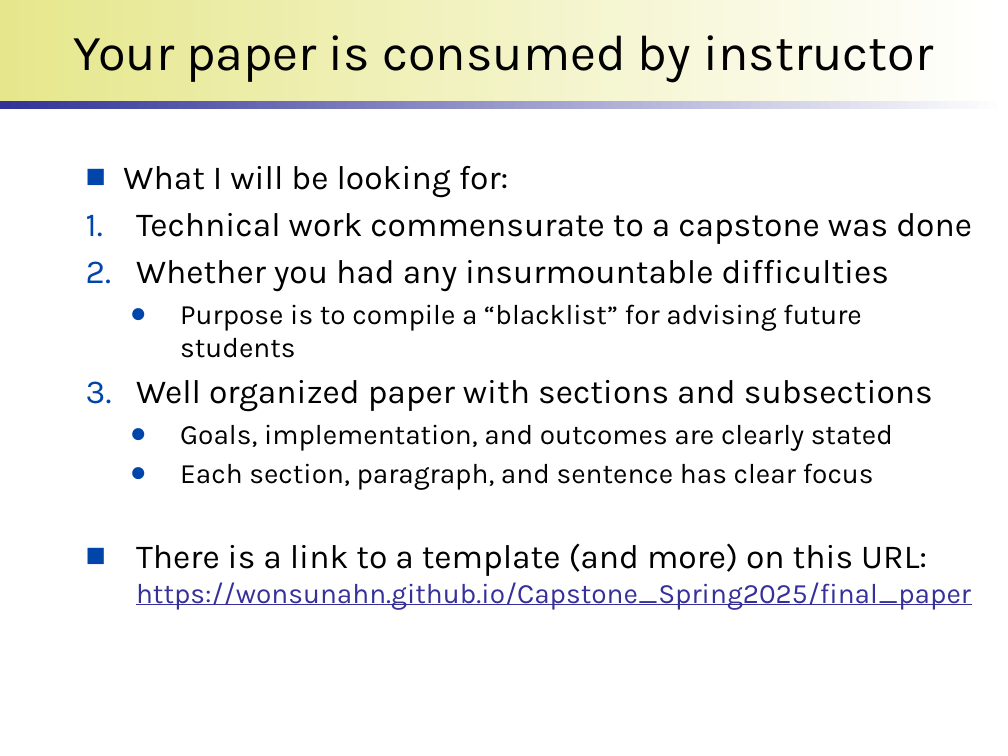
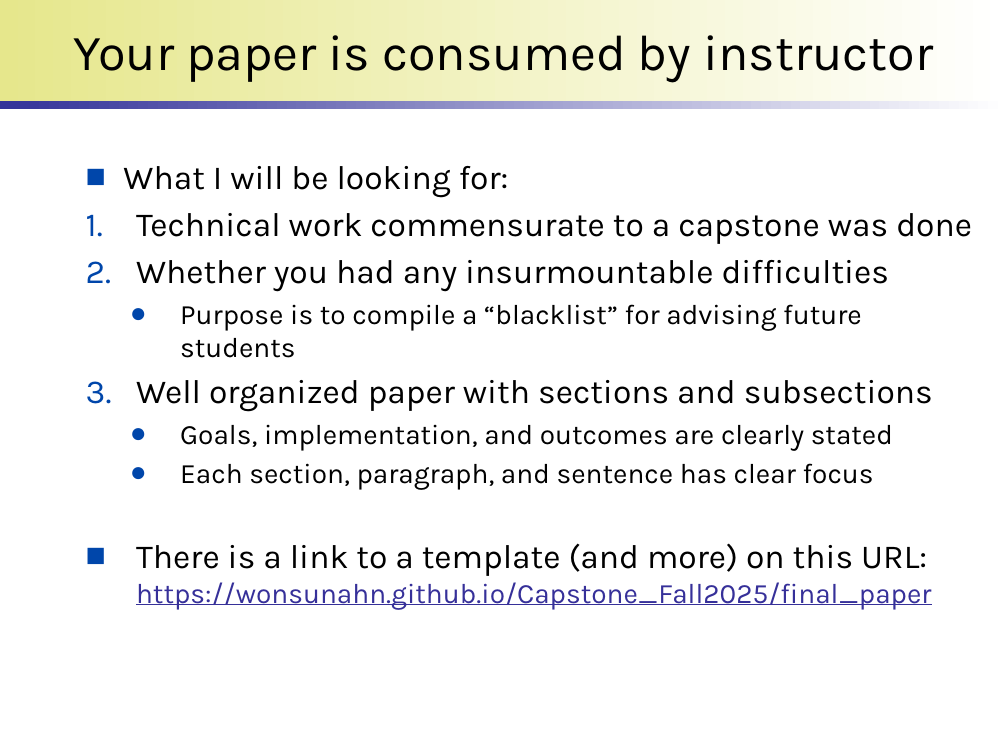
Before and after one commit to wonsunahn/Capstone_Fall2025, a slide deck: slide 4 of lectures/introduction-internship.pptx. Drawn at 1008x756 pixels with LibreOffice and Linux fonts; fonts in the diff are those of the drawing; background and template pictures are left out. Boxes give left, top, right and bottom in pixels: in the first picture for what was removed or moved away, otherwise in the second. Text is boxed around its words. In the diff, an @@ line names an element or a change of style, - is before the commit and + after.

```diff
--- a/lectures/introduction-internship.pptx
+++ b/lectures/introduction-internship.pptx
@@ text at (136, 543, 931, 610): text changed @@
-■ There is a link to a template (and more) on this URL:
-  https://wonsunahn.github.io/Capstone_Spring2025/final_paper
+■ There is a link to a template (and more) on this URL:
+  https://wonsunahn.github.io/Capstone_Fall2025/final_paper
```
Also in this commit, not shown: 2 other slides changed.
